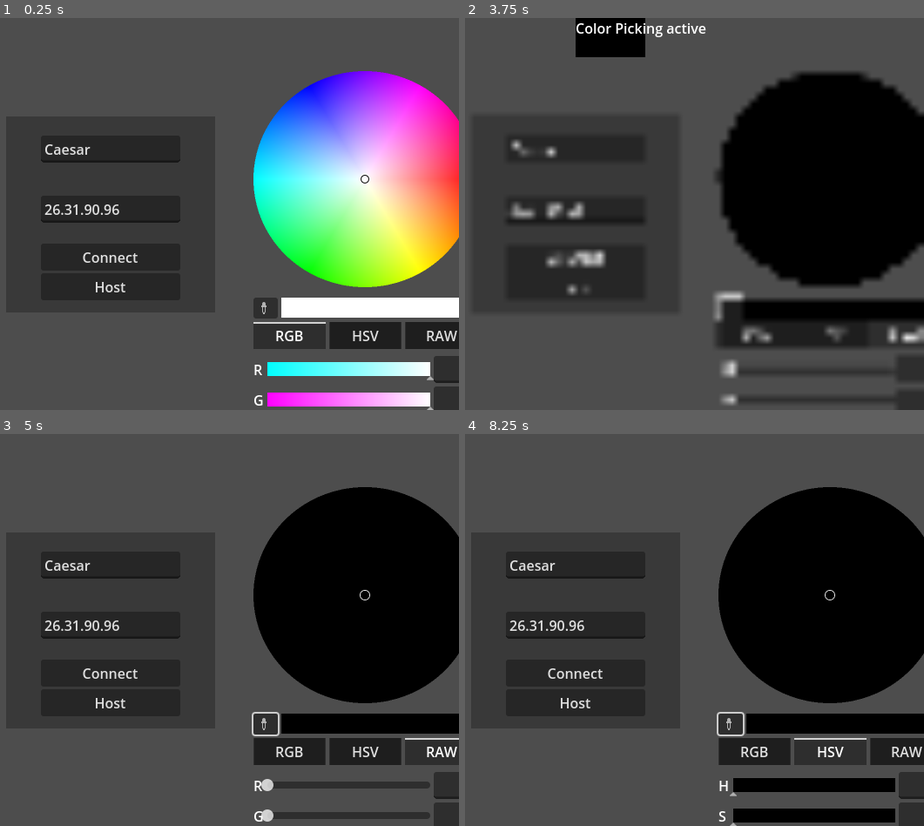
Above: before the commit, frames 1-4 (two rows, left to right).
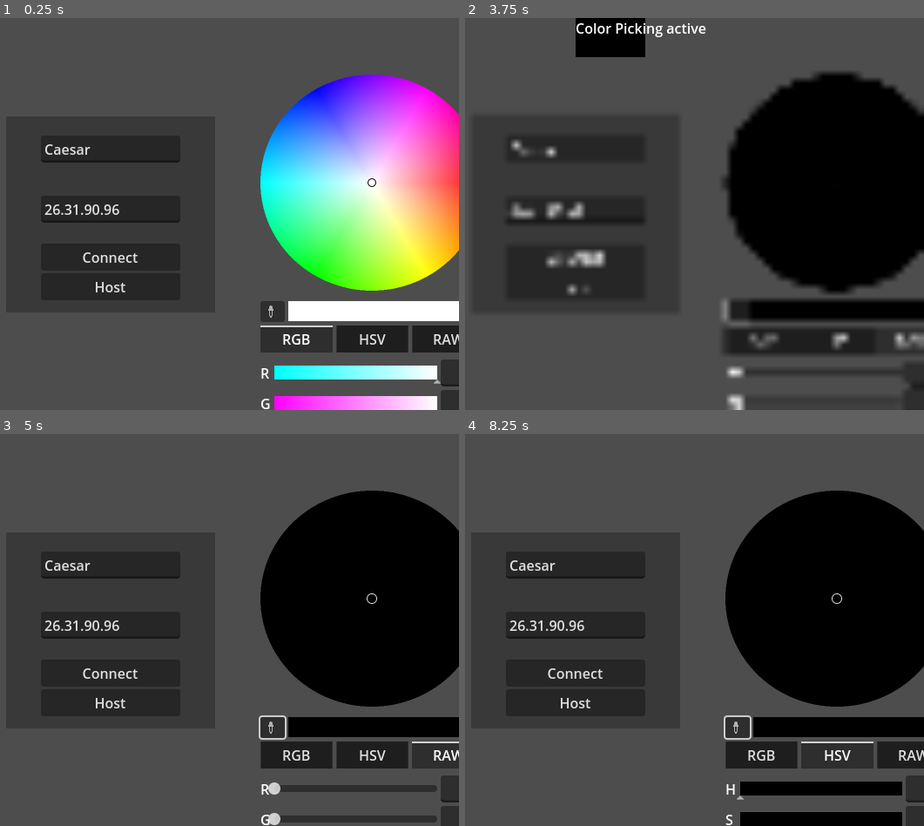
Above: after the commit, the same moments.

Repository: TheSecondReal0/sociedad-party
Game: Godot game, scene res://ui/main_menu/main_menu.tscn
The game is run twice, just before and just after one commit, with the same random seed, the same clock (stepped at 60 frames per second) and the same inputs.
Inputs (mouse positions are in pixels of both pictures, inside the frame that each line leads up to; where the layout moved, square brackets give the same spot in the first picture):
- Up to frame 1 (0.25 s): no input
- Up to frame 2 (3.75 s): click (735, 312) [731, 308] at 0.5 s; click "RGB" at 1.25 s; click "HSV" at 2 s; click "RAW" at 2.75 s; click (735, 312) [731, 308] at 3.5 s
- Up to frame 3 (5 s): click "RGB" at 4.25 s
- Up to frame 4 (8.25 s): click "HSV" at 5 s; click "RAW" at 5.75 s; click (735, 728) [731, 724] at 6.5 s; click "RGB" at 7.25 s; click "HSV" at 8 s

The runs differ from the first frame. In frame 1, 5.9% of the frame differs, in the area x 55-100%, y 13-100%; in frame 2, 4.4%; in frame 3, 5.8%; in frame 4, 5.9%.

Commit message:
implemented played_by_id

Diff:
--- a/src/games/stack_wars/cards/card.gd
+++ b/src/games/stack_wars/cards/card.gd
@@ -6,6 +6,7 @@
 var description: String = "This card will instantly make you win the game like super ez"
 var turn_constraint: String = ">=2"
 
+var played_by_id: int = 0
 var owner_id: int = 0
 var stack_index: int = -1
 
--- a/src/ui/main_menu/main_menu.tscn
+++ b/src/ui/main_menu/main_menu.tscn
@@ -73,10 +73,10 @@
 anchor_top = 0.1
 anchor_right = 0.67
 anchor_bottom = 0.1
-offset_left = 24.0
-offset_top = 12.0
-offset_right = 12.0
-offset_bottom = 12.0
+offset_left = 32.0
+offset_top = 16.0
+offset_right = 16.0
+offset_bottom = 16.0
 theme = ExtResource("1_q75p3")
 edit_alpha = false
 picker_shape = 2
